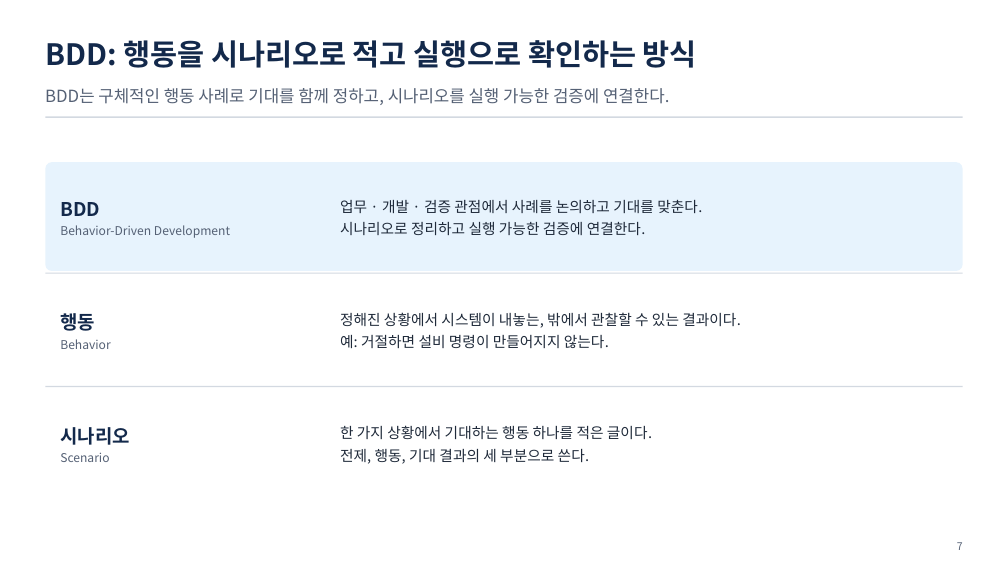
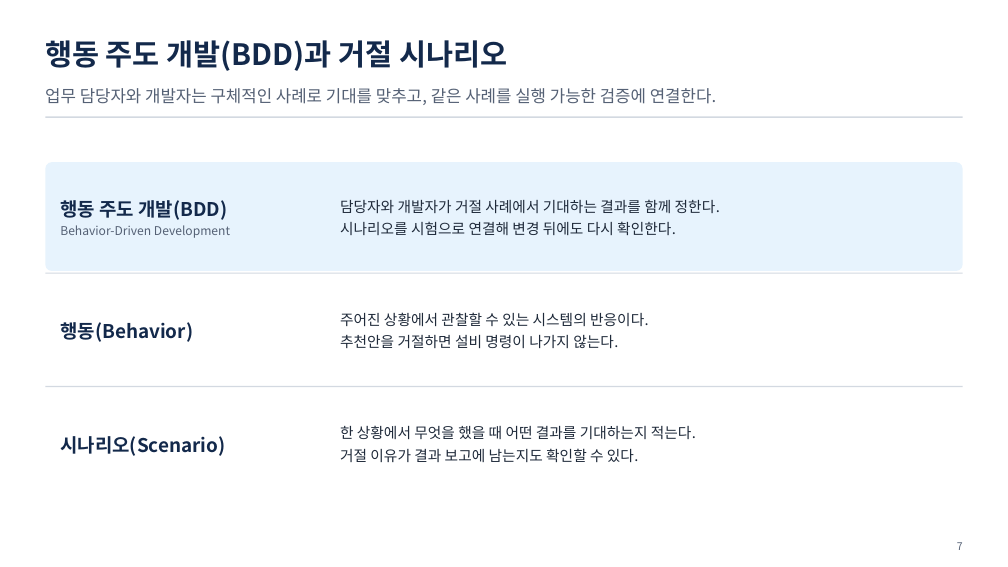
Before and after one commit to uengine-oss/hyd-iot-edu, a slide deck: slide 7 of workspace/강의제작/산출물/통합반/이론/08회차/통합반_08일차.pptx. Drawn at 1008x567 pixels with LibreOffice and Linux fonts; fonts in the diff are those of the drawing. Boxes give left, top, right and bottom in pixels: in the first picture for what was removed or moved away, otherwise in the second. Text is boxed around its words. In the diff, an @@ line names an element or a change of style, - is before the commit and + after.

Commit message:
통합반 8회차 1~12장의 거절 시나리오와 계약 검증을 개편하고 렌더·낭독·강조·쉼을 확정한다

```diff
--- a/workspace/강의제작/산출물/통합반/이론/08회차/통합반_08일차.pptx
+++ b/workspace/강의제작/산출물/통합반/이론/08회차/통합반_08일차.pptx
@@ text at box(45, 40, 507, 71): text changed @@
-BDD: 행동을 시나리오로 적고 실행으로 확인하는 방식
+행동 주도 개발(BDD)과 거절 시나리오
@@ text at box(45, 88, 716, 105): text changed @@
-BDD는 구체적인 행동 사례로 기대를 함께 정하고, 시나리오를 실행 가능한 검증에 연결한다.
+업무 담당자와 개발자는 구체적인 사례로 기대를 맞추고, 같은 사례를 실행 가능한 검증에 연결한다.
@@ text at box(60, 200, 227, 220): text changed @@
-BDD
+행동 주도 개발(BDD)
@@ text at box(340, 200, 720, 235): text changed @@
-업무 · 개발 · 검증 관점에서 사례를 논의하고 기대를 맞춘다.
-시나리오로 정리하고 실행 가능한 검증에 연결한다.
+담당자와 개발자가 거절 사례에서 기대하는 결과를 함께 정한다.
+시나리오를 시험으로 연결해 변경 뒤에도 다시 확인한다.
@@ text at box(60, 322, 193, 342): text changed; size 11.5 to 18 pt; text colour #556175 to #13294B; bold on @@
-행동
-Behavior
+행동(Behavior)
@@ text at box(340, 312, 649, 349): text changed @@
-정해진 상황에서 시스템이 내놓는, 밖에서 관찰할 수 있는 결과이다.
-예: 거절하면 설비 명령이 만들어지지 않는다.
+주어진 상황에서 관찰할 수 있는 시스템의 반응이다.
+추천안을 거절하면 설비 명령이 나가지 않는다.
@@ text at box(60, 436, 225, 456): text changed; size 11.5 to 18 pt; text colour #556175 to #13294B; bold on @@
-시나리오
-Scenario
+시나리오(Scenario)
@@ text at box(340, 426, 696, 462): text changed @@
-한 가지 상황에서 기대하는 행동 하나를 적은 글이다.
-전제, 행동, 기대 결과의 세 부분으로 쓴다.
+한 상황에서 무엇을 했을 때 어떤 결과를 기대하는지 적는다.
+거절 이유가 결과 보고에 남는지도 확인할 수 있다.
```
Also in this commit, not shown: 11 other slides changed, 25 other files.
